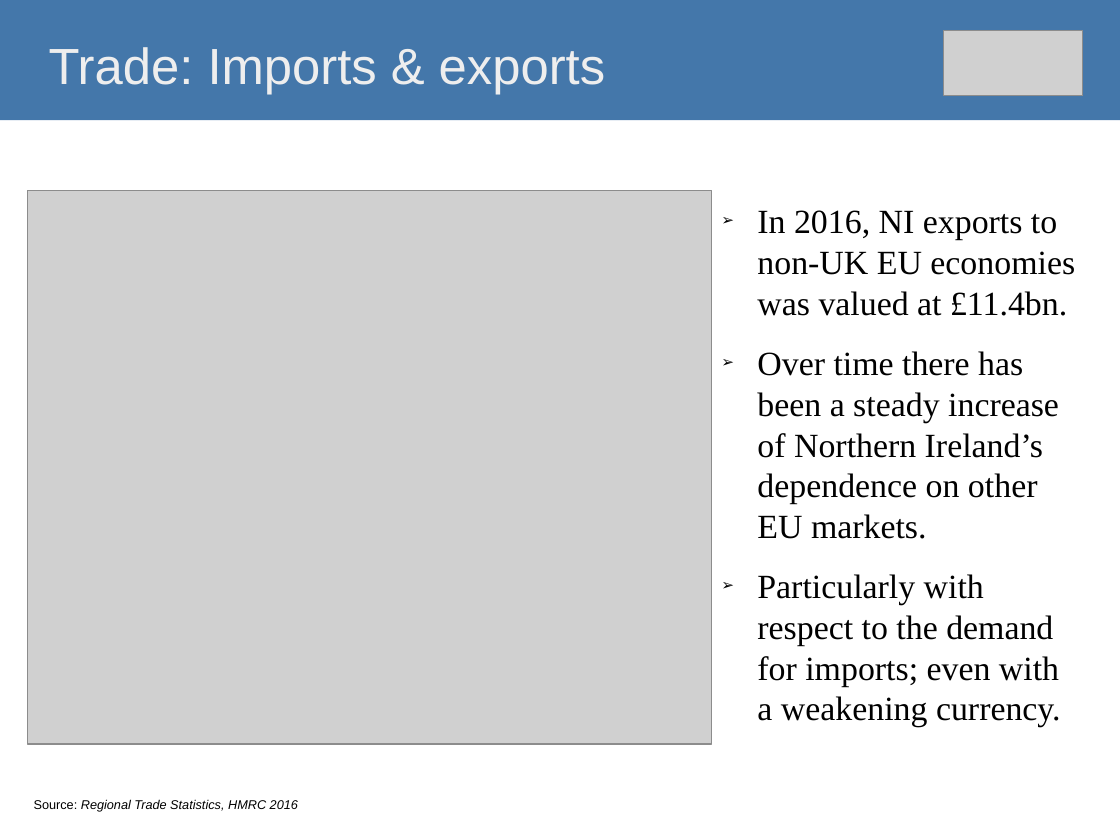
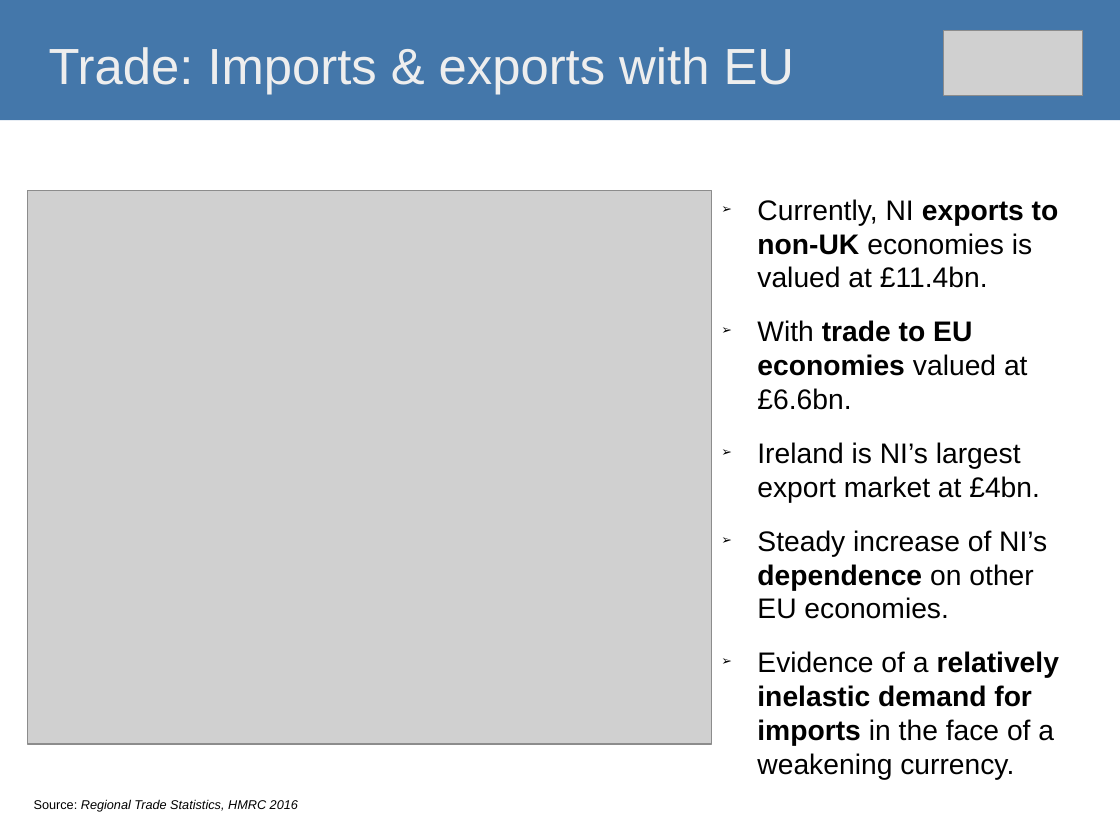
Before and after one commit to O1sims/MigrationNI, a slide deck: slide 8 of presentation/impact-of-brexit-on-ni-economy.odp (slide 3 before the commit). Drawn at 1120x840 pixels with LibreOffice and Linux fonts; fonts in the diff are those of the drawing; grey boxes stand for pictures. Boxes give left, top, right and bottom in pixels: in the first picture for what was removed or moved away, otherwise in the second. Text is boxed around its words. In the diff, an @@ line names an element or a change of style, - is before the commit and + after.

```diff
--- a/presentation/impact-of-brexit-on-ni-economy.odp
+++ b/presentation/impact-of-brexit-on-ni-economy.odp
@@ title at [49,47,795,95]: text changed @@
-Trade: Imports & exports
+Trade: Imports & exports with EU
@@ text at [757,199,1059,746]: text changed; size 24 to 20 pt; font Times New Roman to Arial @@
-➢ In 2016, NI exports to non-UK EU economies was valued at £11.4bn.
-➢ Over time there has been a steady increase of Northern Ireland’s dependence on other EU markets.
-➢ Particularly with respect to the demand for imports; even with a weakening currency.
+➢ Currently, NI exports to non-UK economies is valued at £11.4bn.
+➢ With trade to EU economies valued at £6.6bn.
+➢ Ireland is NI’s largest export market at £4bn.
+➢ Steady increase of NI’s dependence on other EU economies.
+➢ Evidence of a relatively inelastic demand for imports in the face of a weakening currency.
```
Also in this commit, not shown: 10 other slides changed, 2 slides added, 3 slides removed, 3 other files.
